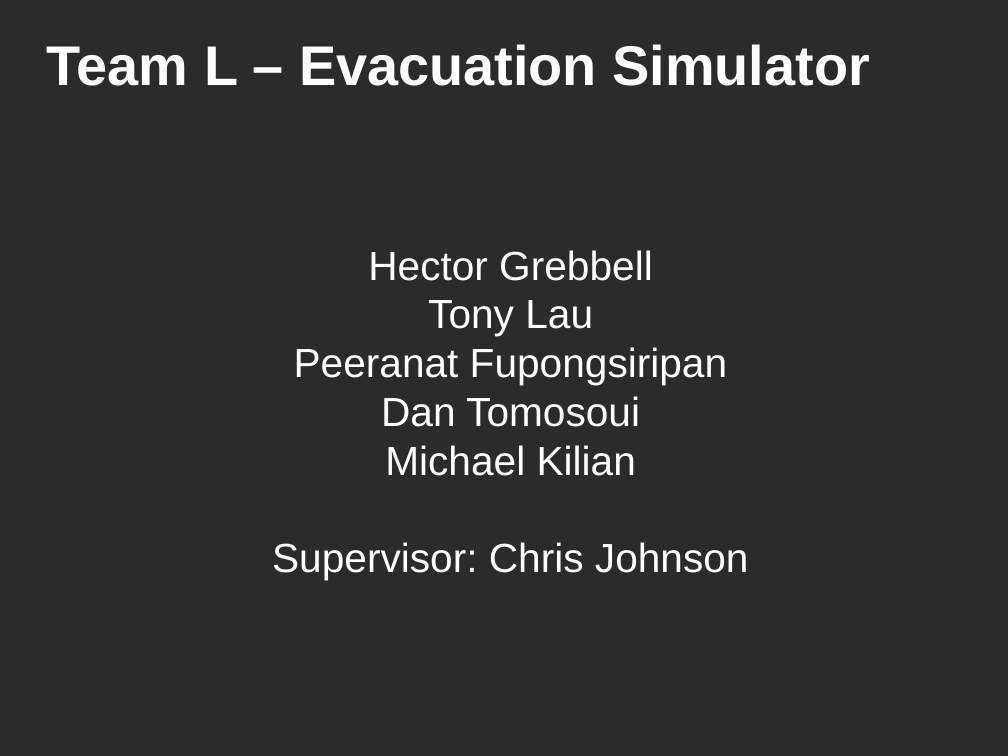
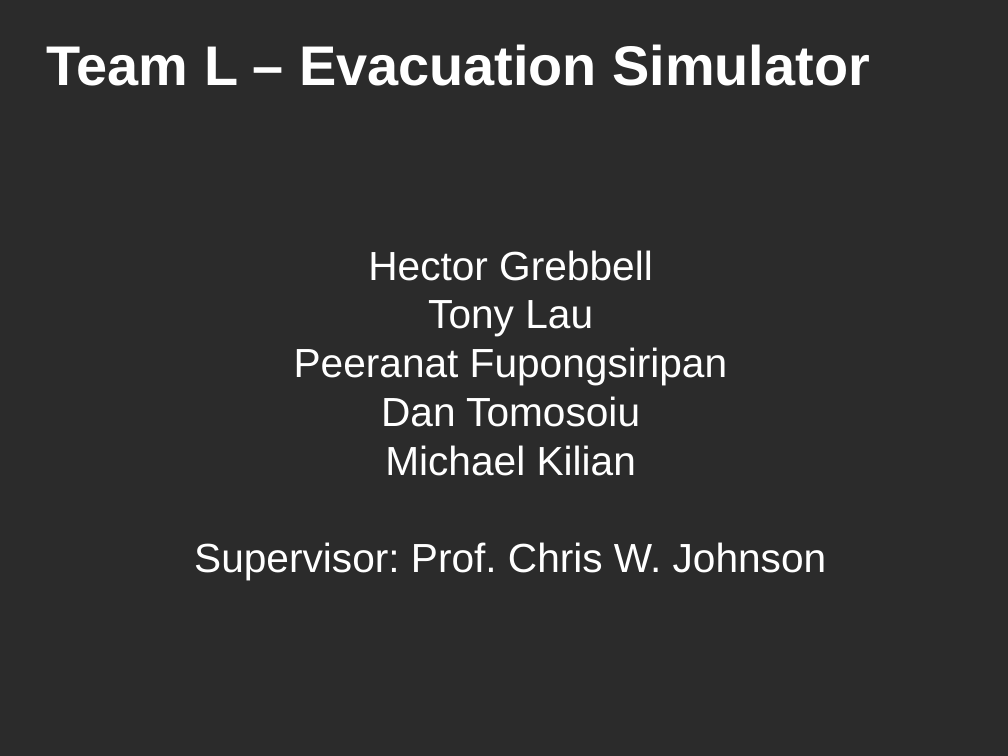
Before and after one commit to dantomosoiu/teamproject, a slide deck: slide 1 of Presentation/TeamProjectPresentation.odp. Drawn at 1008x756 pixels with LibreOffice and Linux fonts; fonts in the diff are those of the drawing; background and template pictures are left out; a plain dark background stands for a picture behind light text. Boxes give left, top, right and bottom in pixels: in the first picture for what was removed or moved away, otherwise in the second. Text is boxed around its words. In the diff, an @@ line names an element or a change of style, - is before the commit and + after.

```diff
--- a/Presentation/TeamProjectPresentation.odp
+++ b/Presentation/TeamProjectPresentation.odp
@@ subtitle at (381, 396, 640, 427): text changed @@
-Dan Tomosoui
+Dan Tomosoiu
@@ subtitle at (194, 542, 827, 580): text changed @@
-Supervisor: Chris Johnson
+Supervisor: Prof. Chris W. Johnson
```
Also in this commit, not shown: 4 other slides changed, 12 slides added, 1 slide removed.
